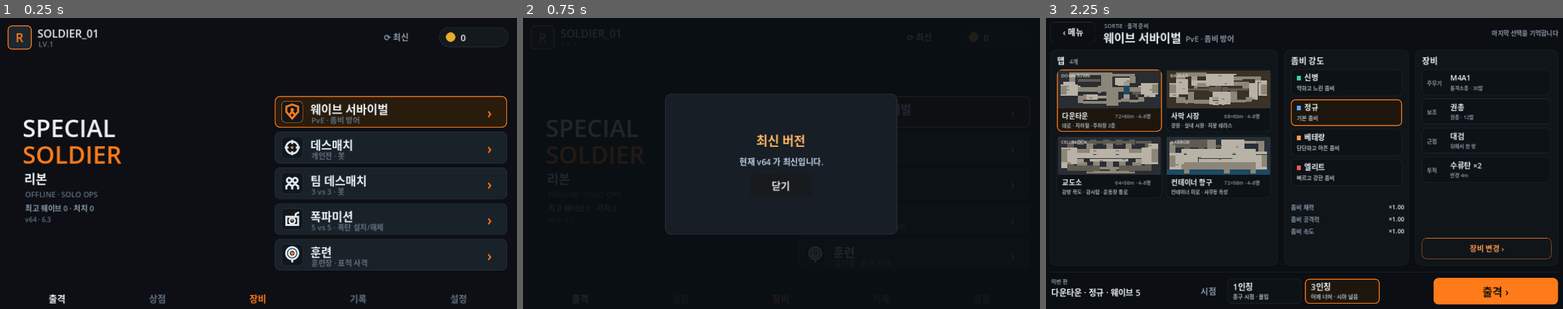
Above: before the commit, frames 1-3 (left to right).
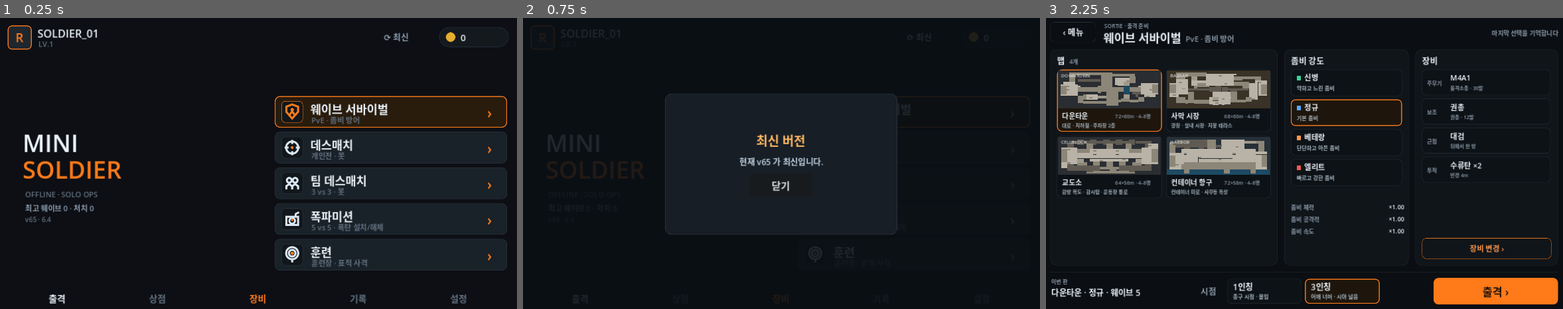
Above: after the commit, the same moments.

Repository: jjongjjongs/Reborn
Game: Godot game, scene res://Menu.tscn
Two runs of this game, one before a commit and one after it. Both use one fixed random seed, a clock stepped at 60 frames per second and the inputs below.
Inputs (mouse positions are in pixels of both pictures, inside the frame that each line leads up to):
- Up to frame 1 (0.25 s): no input
- Up to frame 2 (0.75 s): click "⟳ 최신" at 0.5 s
- Up to frame 3 (2.25 s): click "닫기" at 1.25 s; click (1438, 111) at 2.02 s

The runs differ from the first frame. In frame 1, 1.9% of the frame differs, in the area x 4-24%, y 34-71%; in frame 2, 0.3%; in frame 3, nothing differs.

Commit message:
Rename the game to Mini Soldier (app name, menu logo, release title; package id unchanged so updates still install over the old app), v65
Co-Authored-By: Claude Opus 5.5 <noreply@anthropic.com>
Claude-Session: https://claude.ai/code/session_017gCHGQkLFHx2VS6S1QuV14

Diff:
--- a/game/menu.gd
+++ b/game/menu.gd
@@ -75,9 +75,8 @@
 
 # ---- logo (left) ----
 func _logo() -> void:
-	var k1 := _label("SPECIAL", 58, FG, true); k1.position = Vector2(72, 232); add_child(k1)
-	var k2 := _label("SOLDIER", 58, ACCENT, true); k2.position = Vector2(72, 296); add_child(k2)
-	var sub := _label("리본", 30, FG, true); sub.position = Vector2(76, 372); add_child(sub)
+	var k1 := _label("MINI", 58, FG, true); k1.position = Vector2(72, 268); add_child(k1)
+	var k2 := _label("SOLDIER", 58, ACCENT, true); k2.position = Vector2(72, 332); add_child(k2)
 	var dog := _label("OFFLINE · SOLO OPS", 18, DIM, true); dog.position = Vector2(78, 420); add_child(dog)
 	var rec := _label("최고 웨이브 %d · 처치 %d" % [Controls.best_wave, Controls.best_kills], 18, MUTED, false)
 	rec.position = Vector2(78, 452); add_child(rec)
--- a/game/project.godot
+++ b/game/project.godot
@@ -1,11 +1,11 @@
-; Special Soldier Reborn — Godot 4.3 project (MVP: offline PvE wave survival)
+; Mini Soldier — Godot 4.3 project (MVP: offline PvE wave survival)
 config_version=5
 
 [application]
 
-config/name="스페셜솔져 리본"
-config/version="6.3"
-config/build_code=64
+config/name="Mini Soldier"
+config/version="6.4"
+config/build_code=65
 run/main_scene="res://Menu.tscn"
 config/icon="res://icon.svg"
 config/quit_on_go_back=false
Not shown, changed: game/export_presets.cfg
